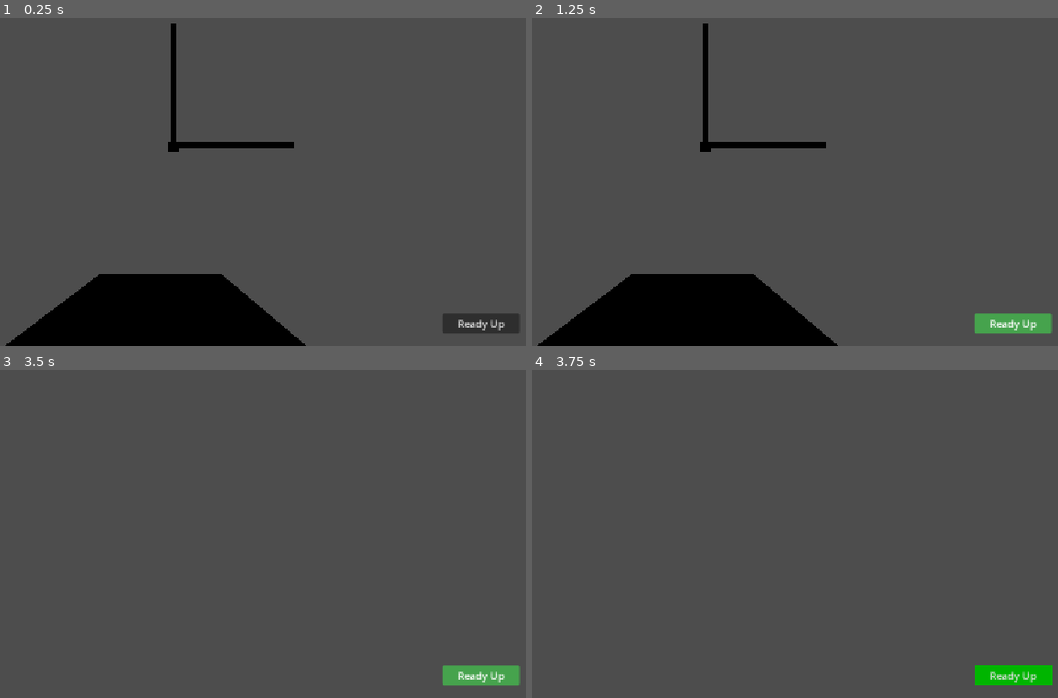
Above: before the commit, frames 1-4 (two rows, left to right).
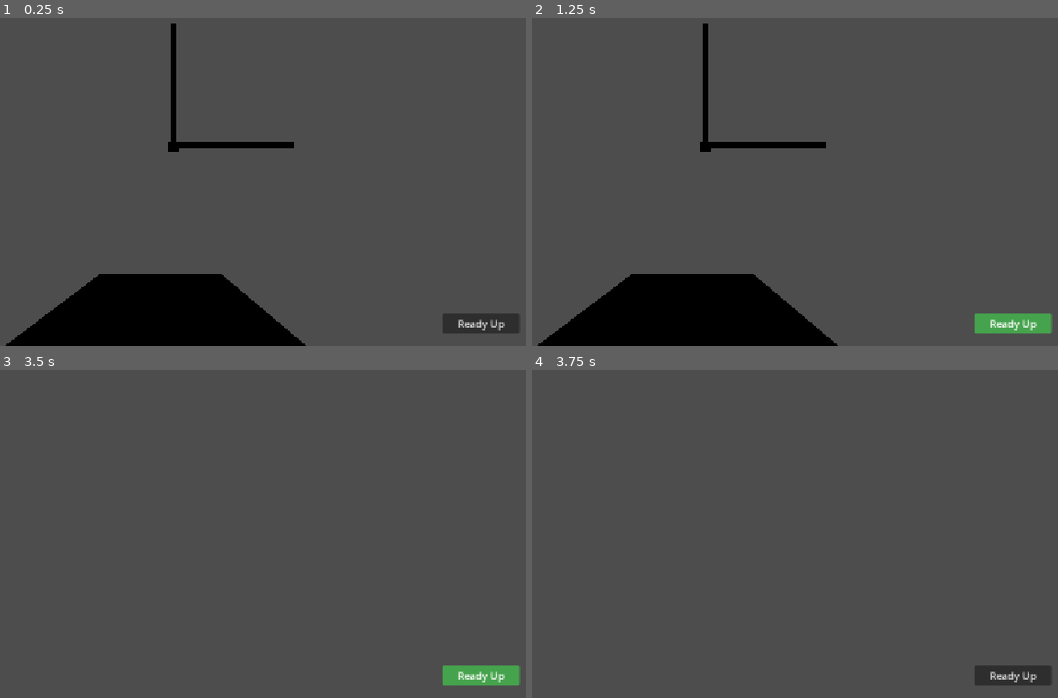
Above: after the commit, the same moments.

Repository: erlewa/bug-box
Game: Godot game, scene res://scenes/player.tscn
The game is run twice, just before and just after one commit, with the same random seed, the same clock (stepped at 60 frames per second) and the same inputs. This scene is started directly instead of the project's main scene.
Inputs (mouse positions are in pixels of both pictures, inside the frame that each line leads up to):
- Up to frame 1 (0.25 s): no input
- Up to frame 2 (1.25 s): click "Ready Up" at 0.5 s
- Up to frame 3 (3.5 s): click "Ready Up" at 1.25 s; tap Enter at 2 s; move the mouse to (215, 491) at 2.02 s; hold W (up) from 2.03 s (still down); tap Space (jump) at 2.27, 2.75, 3.02 s; move the mouse to (136, 494) at 2.77 s
- Up to frame 4 (3.75 s): keep holding W (up); tap Enter at 3.5 s; move the mouse to (721, 484) at 3.52 s

Frames 1-3 are identical in both runs. In frame 4, 0.9% of the frame differs, in the area x 84-99%, y 90-97%.
Error in both runs: Invalid access to property or key 'load_level' on a base object of type 'CharacterBody3D (Player)'. (res://scripts/autoloads/game_controller.gd:10)

Commit message:
fix: hud for each player only exists on respective client

Diff:
--- a/bug-box/scenes/player.tscn
+++ b/bug-box/scenes/player.tscn
@@ -3,7 +3,6 @@
 [ext_resource type="Script" uid="uid://c7bisibikqqxe" path="res://scripts/player.gd" id="1_3vyb7"]
 [ext_resource type="PackedScene" uid="uid://drhydi04xhywx" path="res://assets/bug.glb" id="2_g2els"]
 [ext_resource type="PackedScene" uid="uid://b340f6tx0ro8r" path="res://scenes/axis_debug.tscn" id="3_qhqgy"]
-[ext_resource type="PackedScene" uid="uid://dqg3ffnjlfjwv" path="res://scenes/hud.tscn" id="4_dqkch"]
 
 [sub_resource type="SceneReplicationConfig" id="SceneReplicationConfig_3vyb7"]
 properties/0/path = NodePath(".:peer_id")
@@ -112,8 +111,3 @@
 
 [node name="AxisDebug" parent="." unique_id=1792255886 instance=ExtResource("3_qhqgy")]
 transform = Transform3D(1, 0, 0, 0, 1, 0, 0, 0, 1, 0, 1.3709276, 0)
-
-[node name="HUD" parent="." unique_id=1671398121 instance=ExtResource("4_dqkch")]
-unique_name_in_owner = true
-
-[connection signal="ready_up" from="HUD" to="." method="_on_hud_ready_up"]
--- a/bug-box/scripts/autoloads/globals.gd
+++ b/bug-box/scripts/autoloads/globals.gd
@@ -1,4 +1,5 @@
-# Autoload singleton to handle global game state and variables
+# Autoload singleton to handle global game state and variables, values retained across
+#   scene changes
 extends Node
 
 ###############
--- /dev/null
+++ b/bug-box/scripts/autoloads/signal_bus.gd
@@ -0,0 +1,2 @@
+# Global signal definitons
+extends Node
--- a/bug-box/scripts/hud.gd
+++ b/bug-box/scripts/hud.gd
@@ -4,21 +4,9 @@
 
 @onready var ready_button: Button = %ReadyButton
 
-var ready_state: bool = false
-var base_style = StyleBoxFlat.new()
-var ready_style = StyleBoxFlat.new()
+func _on_ready_button_pressed() -> void:
+	emit_signal("ready_up")
 
-
-func _ready() -> void:
-	base_style.bg_color = Color(0.169, 0.239, 0.255, 1.0)
-	ready_style.bg_color = Color(0.0, 0.71, 0.0, 1.0)
-
-
-func _on_ready_button_pressed() -> void:
-	# TO-DO(erlewa): Make button change color when pressed
-	emit_signal("ready_up")
-	ready_state = !ready_state
-	ready_button.add_theme_stylebox_override("normal", base_style if !ready else ready_style)
 
 func hide_ready_button():
 	print("Hiding ready button")
--- a/bug-box/scripts/player.gd
+++ b/bug-box/scripts/player.gd
@@ -1,5 +1,7 @@
 extends CharacterBody3D
 class_name Player
+
+const HUD = preload("uid://dqg3ffnjlfjwv")
 
 # https://ezcha.net/news/5-7-26-multiplayer-in-godot-is-easier-than-you-think
 @onready var ray_cast_3d: RayCast3D = %RayCast3D
@@ -8,7 +10,7 @@
 @onready var player_label: Label = %PlayerLabel
 @onready var debug: Control = %Debug
 @onready var gravity_label: Label = %GravityLabel
-@onready var hud: Control = %HUD
+var hud: Control
 
 var _mouse_input : bool = false
 var _mouse_rotation : Vector3
@@ -43,9 +45,11 @@
 	if (local):
 		# Activate the camera if local
 		$Camera3D.make_current()
-		print(Globals.game_starting)
-		if Globals.game_starting:
-			hud.hide_ready_button()
+
+		# HUD should only exist on each client
+		hud = HUD.instantiate()
+		add_child(hud)
+
 		Lobby.player_loaded.rpc_id(1)
 	Input.mouse_mode = Input.MOUSE_MODE_CAPTURED
 
Not shown, added: bug-box/scripts/autoloads/signal_bus.gd.uid
